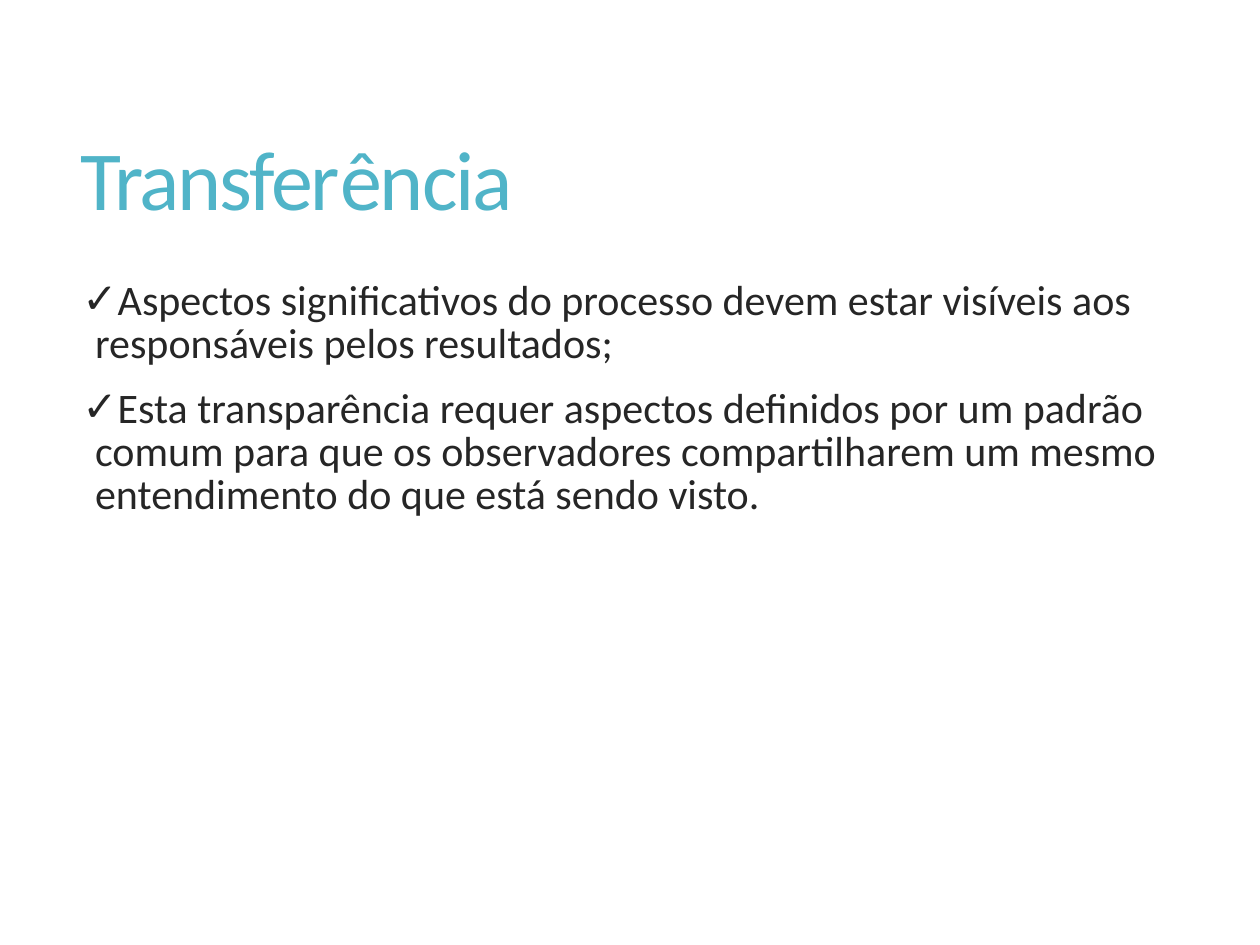
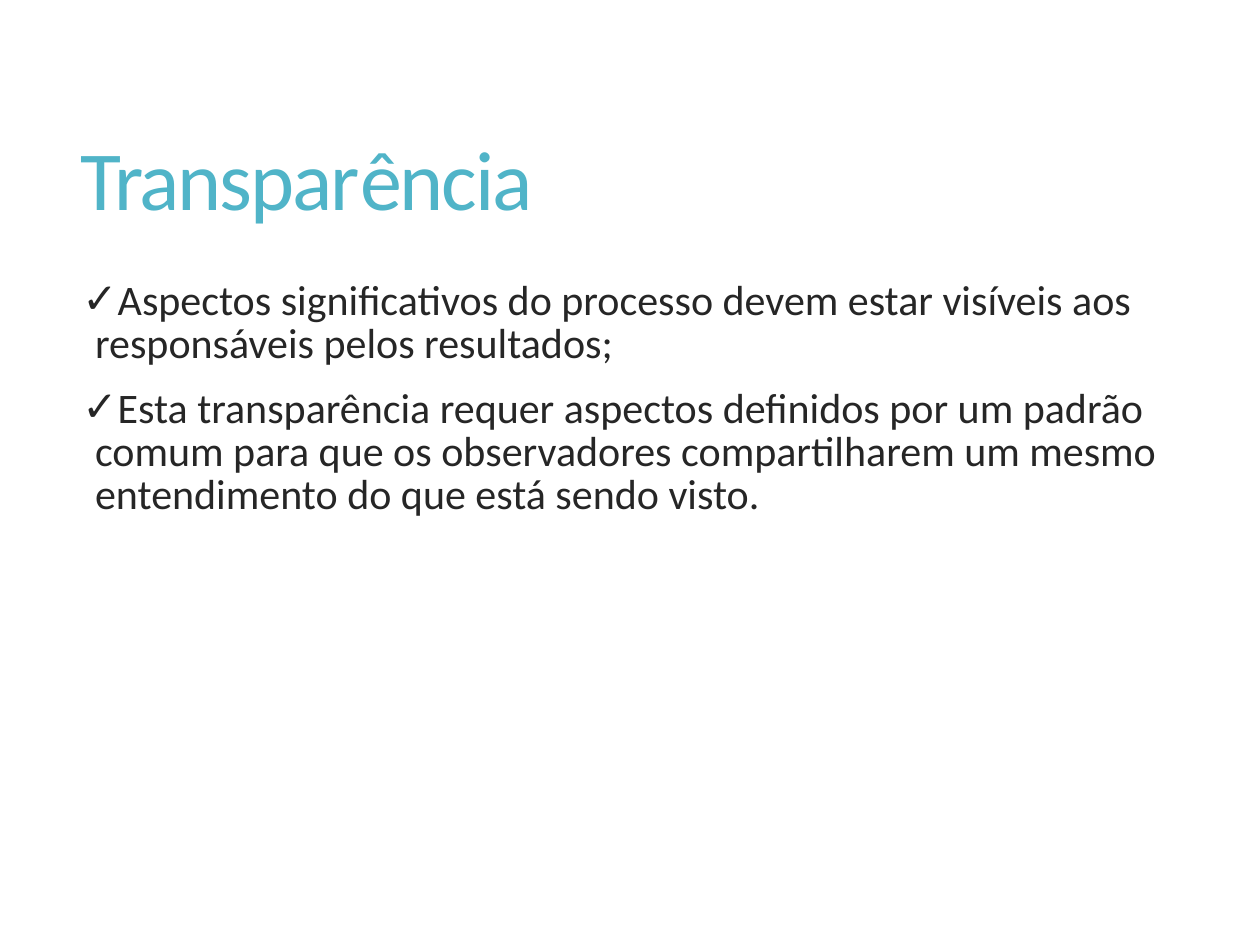
Before and after one commit to Elton-Garbin/TCC-2016, a slide deck: slide 31 of StartIdea/StartIdea.Docs/Apresentacao.pptx (slide 18 before the commit). Drawn at 1260x945 pixels with LibreOffice and Linux fonts; fonts in the diff are those of the drawing. Boxes give left, top, right and bottom in pixels: in the first picture for what was removed or moved away, otherwise in the second. Text is boxed around its words. In the diff, an @@ line names an element or a change of style, - is before the commit and + after.

```diff
--- a/StartIdea/StartIdea.Docs/Apresentacao.pptx
+++ b/StartIdea/StartIdea.Docs/Apresentacao.pptx
@@ title at [81,152,533,224]: text changed @@
-Transferência
+Transparência
```
Also in this commit, not shown: 1 other slide changed, 13 slides added.
